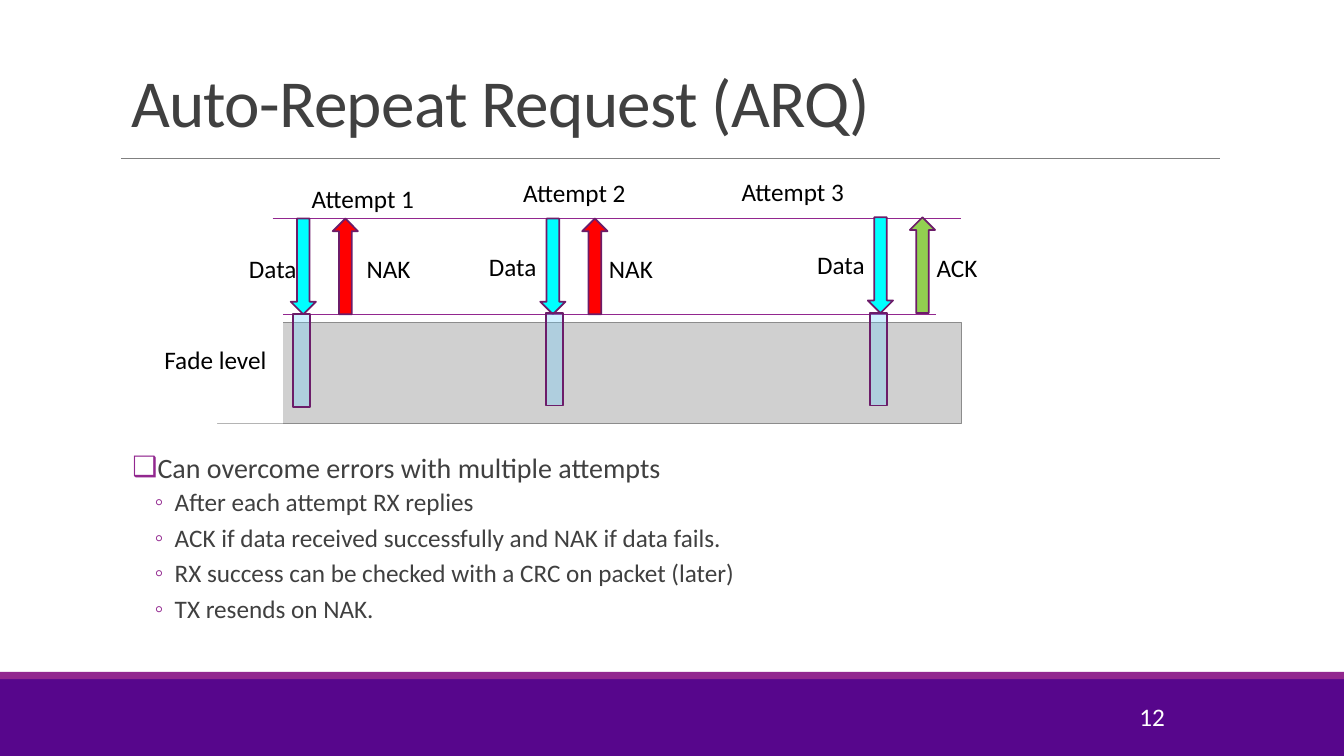
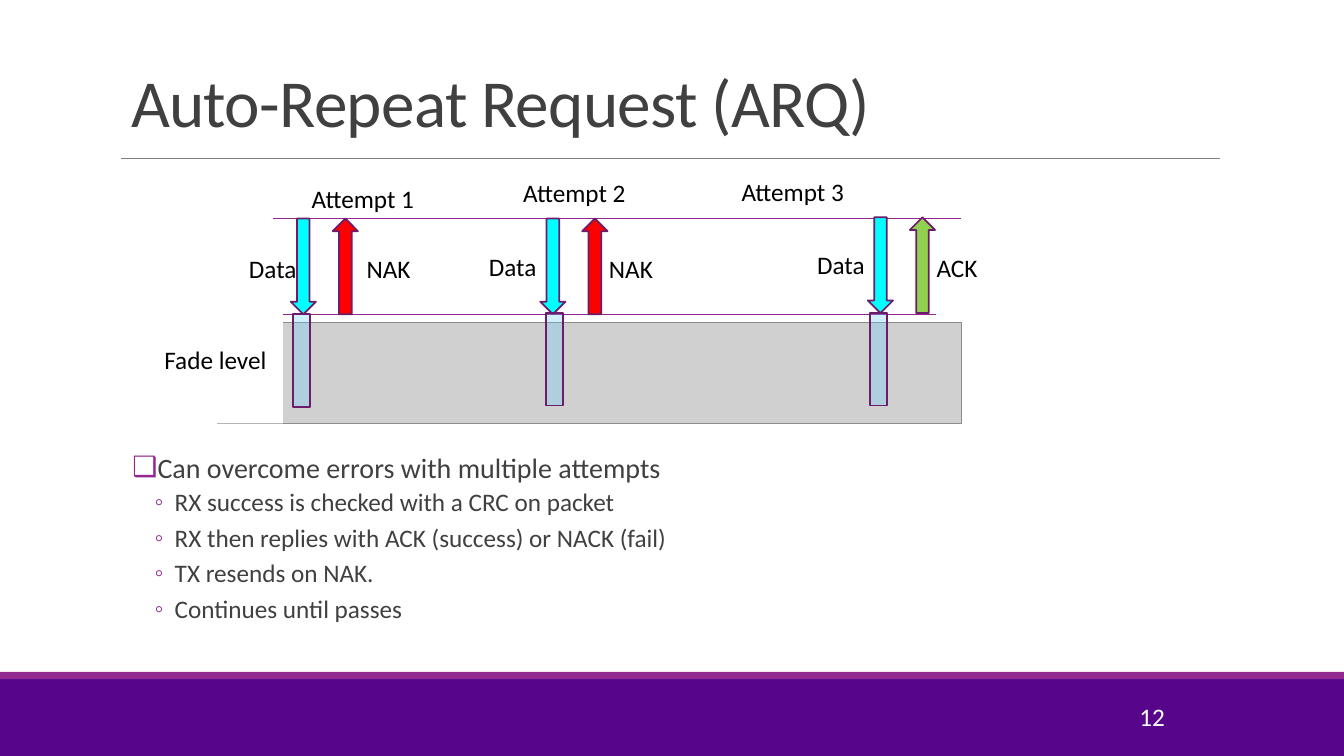
Before and after one commit to sdrangan/wirelesscomm, a slide deck: slide 12 of lectures/Unit05_AMC.pptx. Drawn at 1344x756 pixels with LibreOffice and Linux fonts; fonts in the diff are those of the drawing; grey boxes stand for pictures; background and template pictures are left out. Boxes give left, top, right and bottom in pixels: in the first picture for what was removed or moved away, otherwise in the second. Text is boxed around its words. In the diff, an @@ line names an element or a change of style, - is before the commit and + after.

```diff
--- a/lectures/Unit05_AMC.pptx
+++ b/lectures/Unit05_AMC.pptx
@@ text at bbox=[175, 493, 666, 551]: text changed @@
-  ◦ After each attempt RX replies
-  ◦ ACK if data received successfully and NAK if data fails.
-  ◦ RX success can be checked with a CRC on packet (later)
+  ◦ RX success is checked with a CRC on packet
+  ◦ RX then replies with ACK (success) or NACK (fail)
@@ text at bbox=[175, 600, 402, 622]: paragraph added @@
+  ◦ Continues until passes
```
Also in this commit, not shown: 5 other slides changed, 1 other file.
